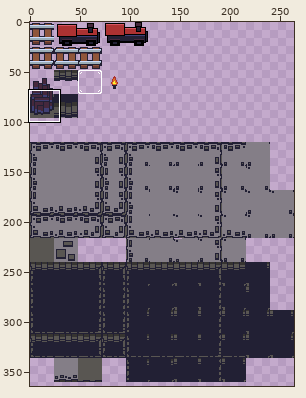
Sprite sheet: assets/tiles/tileset.png. Above, an overview of the earlier version with the close-up marked.
Close-up. Before the commit:
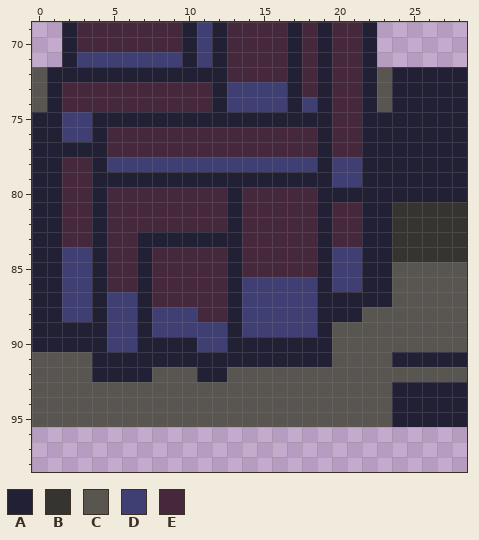
The file is 264x480 pixels. Shown: x 0..28, y 69..98. The wide view leaves out empty margins.
Palette (. is transparent): A #222034  B #363431  C #595652  D #3f3f74  E #45283c
Pixels before, first column x 0:
69 ..AEEEEEEEADAEEEEAEAEEA......
70 ..AEEEEEEEADAEEEEAEAEEA......
71 ..ADDDDDDDADAEEEEAEAEEA......
72 CAAAAAAAAAAAAEEEEAEAEEACAAAAA
73 CAEEEEEEEEEEADDDDAEAEEACAAAAA
74 CAEEEEEEEEEEADDDDADAEEACAAAAA
75 AADDAAAAAAAAAAAAAAAAEEAAAAAAA
76 AADDAEEEEEEEEEEEEEEAEEAAAAAAA
77 AAAAAEEEEEEEEEEEEEEAEEAAAAAAA
78 AAEEADDDDDDDDDDDDDDADDAAAAAAA
79 AAEEAAAAAAAAAAAAAAAADDAAAAAAA
80 AAEEAEEEEEEEEAEEEEEAAAAAAAAAA
81 AAEEAEEEEEEEEAEEEEEAEEAABBBBB
82 AAEEAEEEEEEEEAEEEEEAEEAABBBBB
83 AAEEAEEAAAAAAAEEEEEAEEAABBBBB
84 AADDAEEAEEEEEAEEEEEADDAABBBBB
85 AADDAEEAEEEEEAEEEEEADDAACCCCC
86 AADDAEEAEEEEEADDDDDADDAACCCCC
87 AADDADDAEEEEEADDDDDAAAAACCCCC
88 AADDADDADDDEEADDDDDAAACCCCCCC
89 AAAAADDADDDDDADDDDDACCCCCCCCC
90 AAAAADDAAAADDAAAAAAACCCCCCCCC
91 CCCCAAAAAAAAAAAAAAAACCCCAAAAA
92 CCCCAAAACCCAACCCCCCCCCCCCCCCC
93 CCCCCCCCCCCCCCCCCCCCCCCCAAAAA
94 CCCCCCCCCCCCCCCCCCCCCCCCAAAAA
95 CCCCCCCCCCCCCCCCCCCCCCCCAAAAA
The same view after the edit:
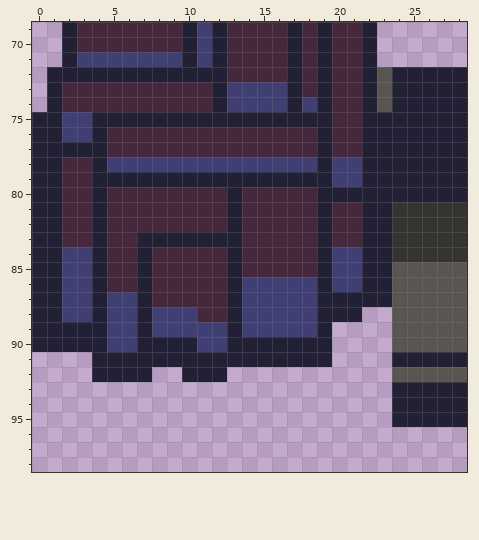
Change:
Colour C becomes colour A in row 92 at x 10.
Colour C is gone in rows 72 to 74 at x 0; in row 88 at x 22 to 23; in rows 89 to 90 at x 20 to 23; in row 91 at x 0 to 3 and 20 to 23; in row 92 at x 0 to 3, 8 to 9 and 13 to 23; in rows 93 to 95 at x 0 to 23.
Pixel boxes of the changes (left, top, right, bottom) in both close-ups:
erased: (32, 67, 47, 112)
changed: (32, 307, 392, 427)
